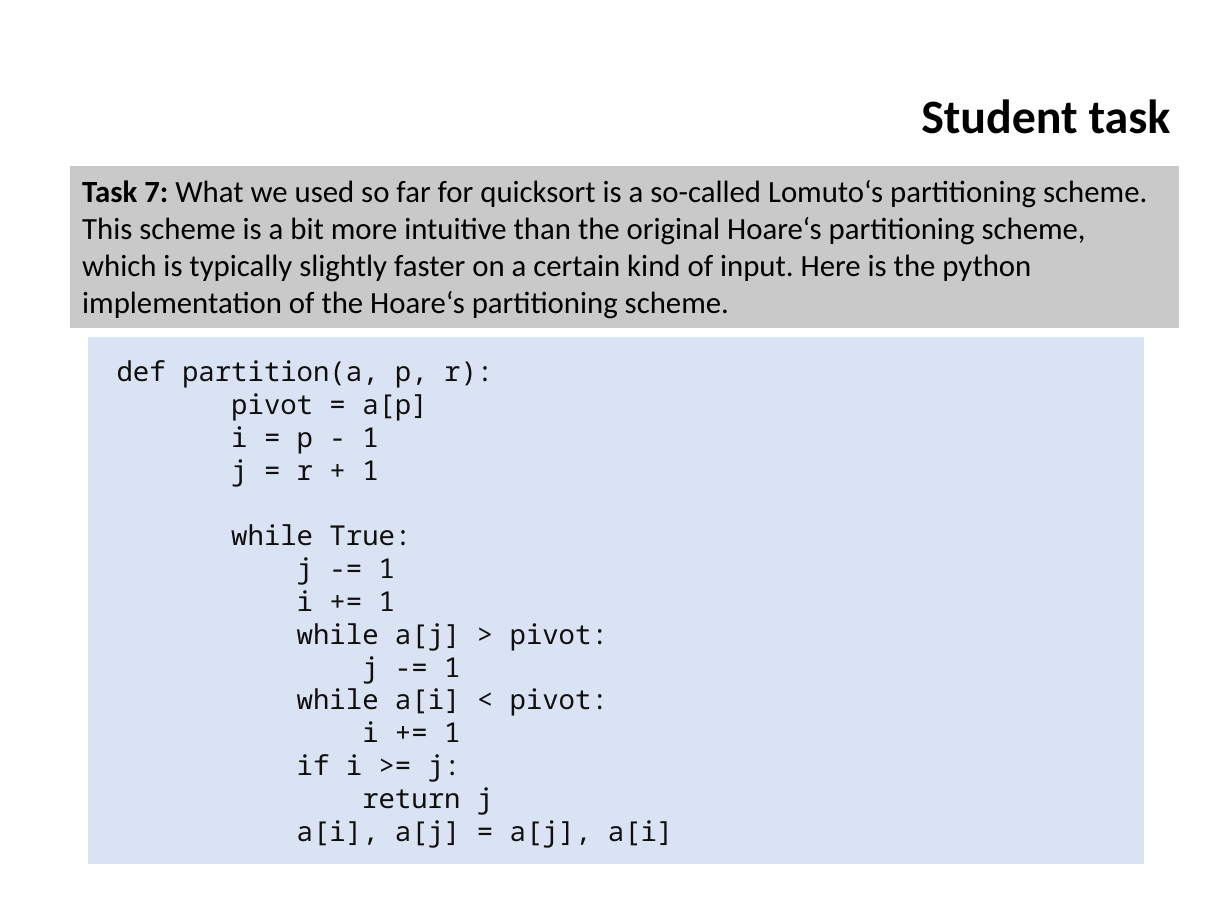
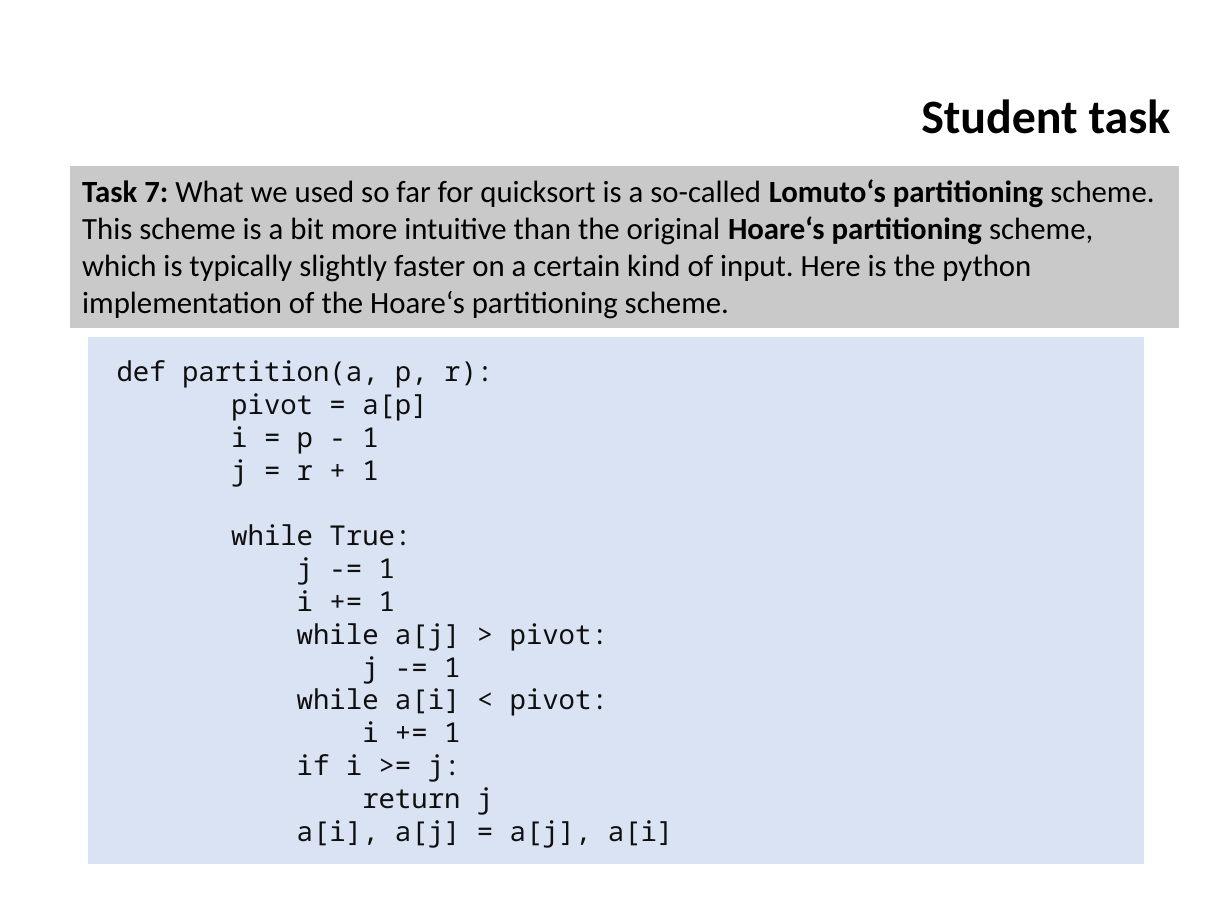
Before and after one commit to ifromm/dsa, a slide deck: slide 34 of slides/unit_2_quicksort.pptx (slide 33 before the commit). Drawn at 1232x924 pixels with LibreOffice and Linux fonts; fonts in the diff are those of the drawing; background and template pictures are left out. Boxes give left, top, right and bottom in pixels: in the first picture for what was removed or moved away, otherwise in the second. Text is boxed around its words. In the diff, an @@ line names an element or a change of style, - is before the commit and + after.

```diff
--- a/slides/unit_2_quicksort.pptx
+++ b/slides/unit_2_quicksort.pptx
@@ rectangle "Task 7: What we used ..." at [70, 166, 1179, 328]: bold on in "Lomuto‘s partitioning Hoare‘s partitioning" @@
```
Also in this commit, not shown: 4 other slides changed, 1 slide added.
